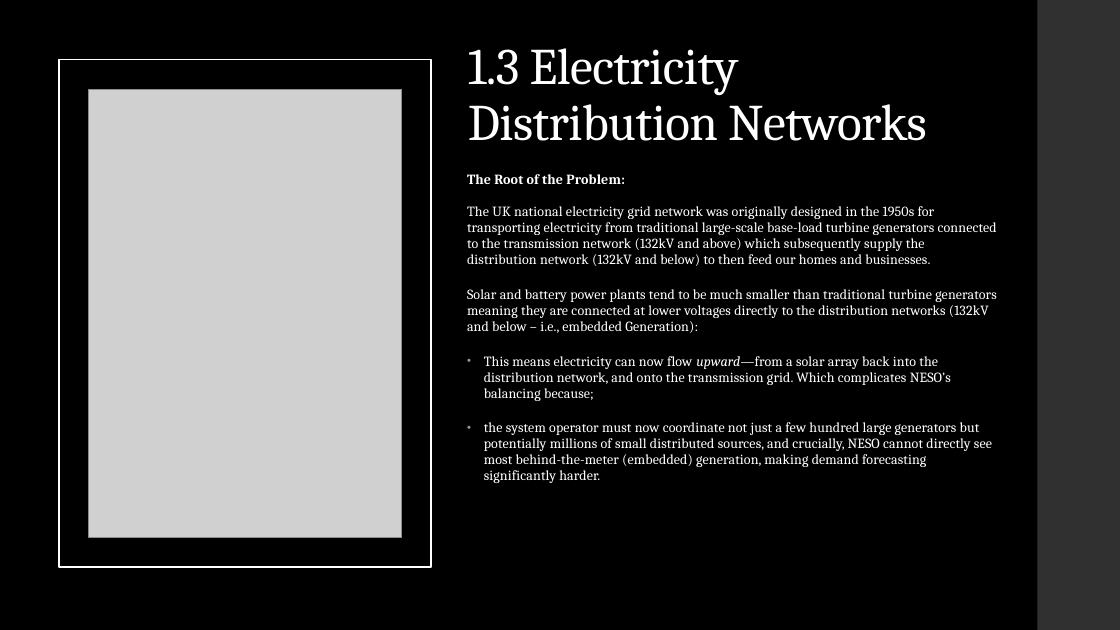
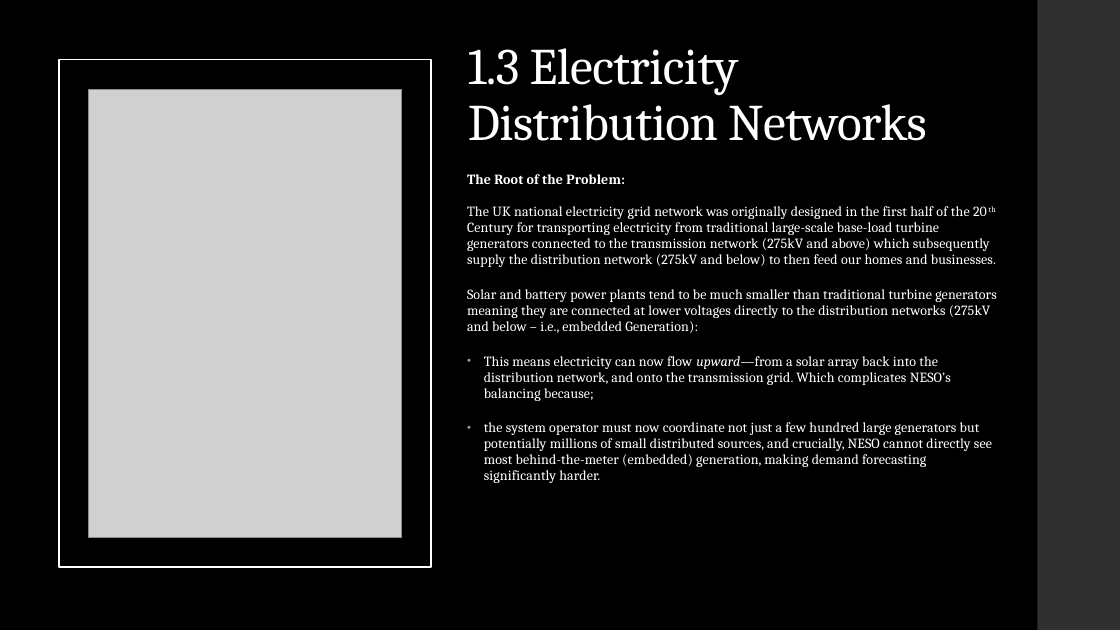
Before and after one commit to samhsforrest-collab/UK-Embedded-Solar-2026, a slide deck: slide 6 of presentation/UK Embedded Solar Generation.pptx (slide 5 before the commit). Drawn at 1120x630 pixels with LibreOffice and Linux fonts; fonts in the diff are those of the drawing; grey boxes stand for pictures. Boxes give left, top, right and bottom in pixels: in the first picture for what was removed or moved away, otherwise in the second. Text is boxed around its words. In the diff, an @@ line names an element or a change of style, - is before the commit and + after.

Commit message:
First commit new repo

```diff
--- a/presentation/UK Embedded Solar Generation.pptx
+++ b/presentation/UK Embedded Solar Generation.pptx
@@ text at (x1=467, y1=174, x2=997, y2=333): text changed @@
-The Root of the Problem:
-The UK national electricity grid network was originally designed in the 1950s for transporting electricity from traditional large-scale base-load turbine generators connected to the transmission network (132kV and above) which subsequently supply the distribution network (132kV and below) to then feed our homes and businesses.
-Solar and battery power plants tend to be much smaller than traditional turbine generators meaning they are connected at lower voltages directly to the distribution networks (132kV and below – i.e., embedded Generation):
+The Root of the Problem:
+The UK national electricity grid network was originally designed in the first half of the 20th Century for transporting electricity from traditional large-scale base-load turbine generators connected to the transmission network (275kV and above) which subsequently supply the distribution network (275kV and below) to then feed our homes and businesses.
+Solar and battery power plants tend to be much smaller than traditional turbine generators meaning they are connected at lower voltages directly to the distribution networks (275kV and below – i.e., embedded Generation):
```
Also in this commit, not shown: 9 other slides changed, 1 other file.
